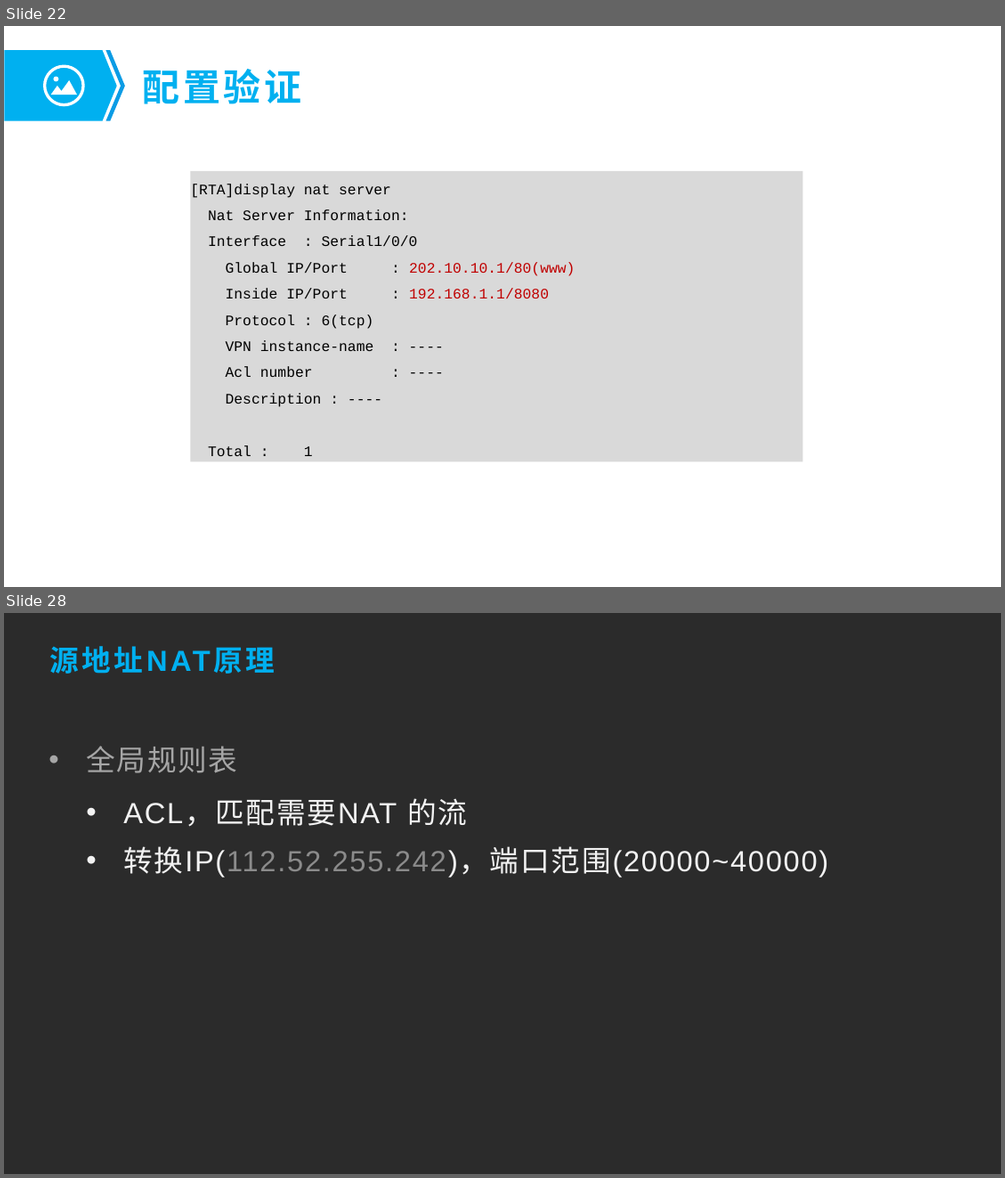
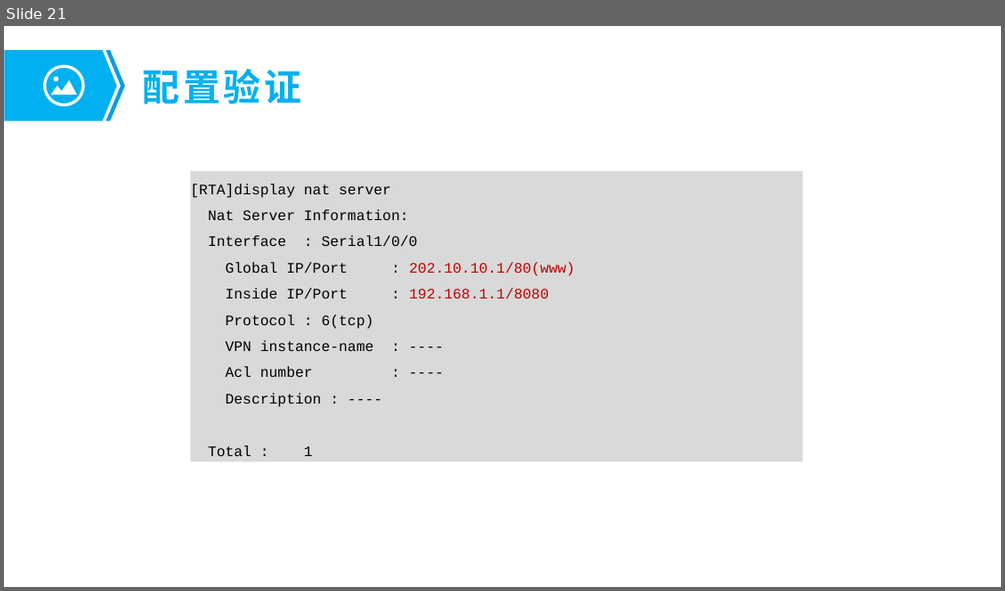
Before and after one commit to fengyuan-liang/notes, a slide deck: 树莓派与内网穿透.pptx. Shown one above the other, each under a label of ours: slides 22 and 28 before the commit, slide 21 after it; the slides between them are not shown. The pictures are 1005x1178 and 1005x591 pixels, drawn with LibreOffice and Linux fonts; fonts in the diff are those of the drawing; background and template pictures are left out; a plain dark background stands for a picture behind light text. Boxes give left, top, right and bottom in pixels: in the first picture for what was removed or moved away, otherwise in the second. Text is boxed around its words. In the diff, an @@ line names an element or a change of style, - is before the commit and + after.

```diff
--- a/树莓派与内网穿透.pptx
+++ b/树莓派与内网穿透.pptx
@@ slide 28 removed at (x1=4, y1=613, x2=1001, y2=1174), background picture (left out) @@
@@ title removed at (x1=50, y1=646, x2=144, y2=674) @@
-源地址NAT原理
@@ text removed at (x1=86, y1=746, x2=828, y2=877) @@
-• 全局规则表
-  • ACL，匹配需要NAT 的流
-    • 转换IP(112.52.255.242)，端口范围(20000~40000)
@@ what was slide 22 is now slide 21 @@
```
Also in this commit, not shown: 3 slides changed, 3 slides added, 27 other slides removed, 1 other file.
